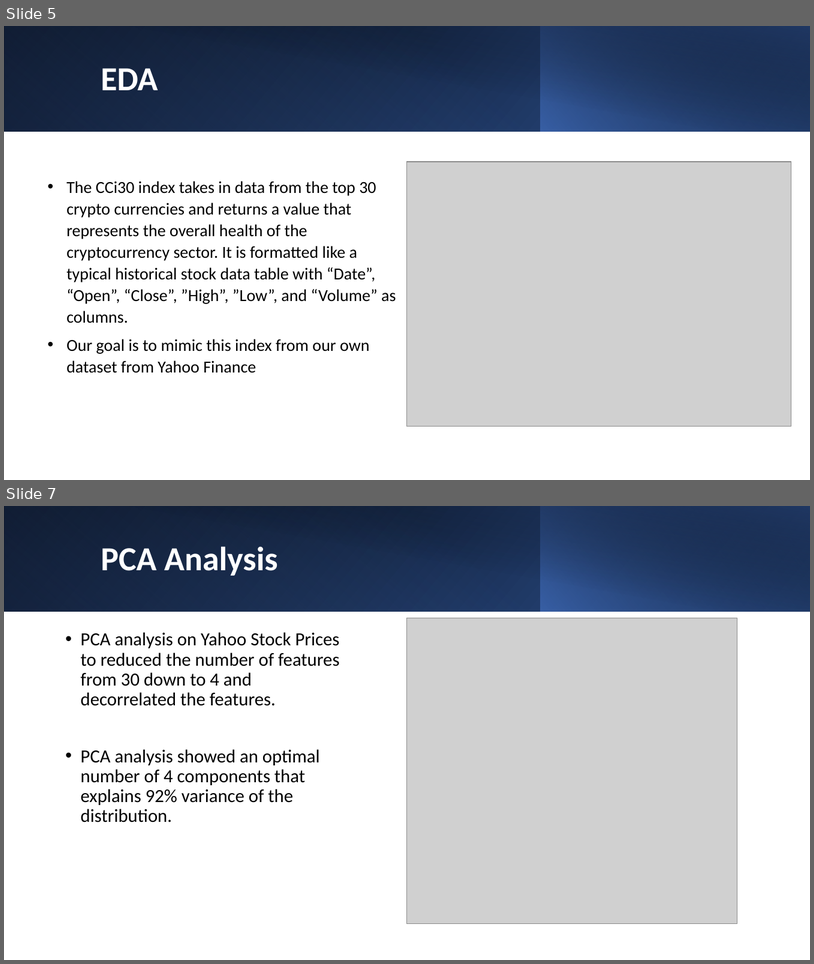
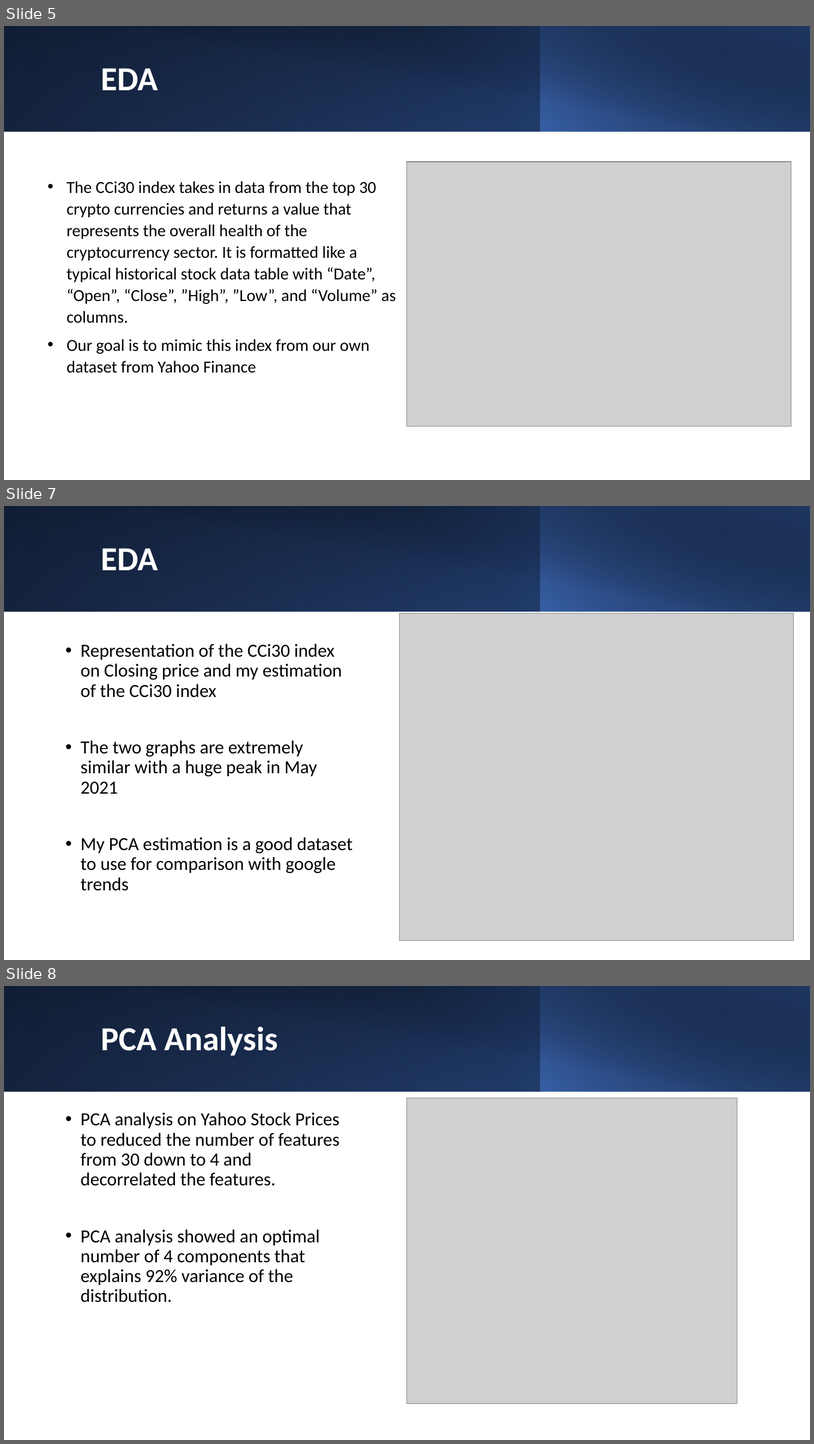
Before and after one commit to kenneykwan/Springboard, a slide deck: Capstone2-CCI30Index/Reports/Capstone Final Project Slides.pptx. Shown one above the other, each under a label of ours: slides 5 and 7 before the commit, slides 5, 7 and 8 after it; the slides between them are not shown. The pictures are 814x964 and 814x1444 pixels, drawn with LibreOffice and Linux fonts; fonts in the diff are those of the drawing; grey boxes stand for pictures. Boxes give left, top, right and bottom in pixels: in the first picture for what was removed or moved away, otherwise in the second. Text is boxed around its words. In the diff, an @@ line names an element or a change of style, - is before the commit and + after.

```diff
--- a/Capstone2-CCI30Index/Reports/Capstone Final Project Slides.pptx
+++ b/Capstone2-CCI30Index/Reports/Capstone Final Project Slides.pptx
@@ slide 7 added at (x1=4, y1=506, x2=810, y2=960), background #FFFFFF @@
@@ rectangle added at (x1=4, y1=506, x2=810, y2=611), fill gradient #000000 to #2F5597 @@
@@ rectangle added at (x1=4, y1=506, x2=541, y2=611), fill gradient #4472C4 to #203864 @@
@@ rectangle added at (x1=34, y1=506, x2=810, y2=612), fill gradient #000000 to #203864 @@
@@ rectangle added at (x1=540, y1=506, x2=810, y2=611), fill gradient #4472C4 to #000000 @@
@@ title added at (x1=101, y1=548, x2=158, y2=570), 40 pt, text #FFFFFF, bold @@
+EDA
@@ picture added at (x1=399, y1=613, x2=794, y2=940) @@
@@ text added at (x1=81, y1=643, x2=353, y2=891), 22 pt, text #000000 @@
+• Representation of the CCi30 index on Closing price and my estimation of the CCi30 index
+• The two graphs are extremely similar with a huge peak in May 2021
+• My PCA estimation is a good dataset to use for comparison with google trends
@@ what was slide 7 is now slide 8 @@
```
Also in this commit, not shown: 2 slides changed, 2 other files.
